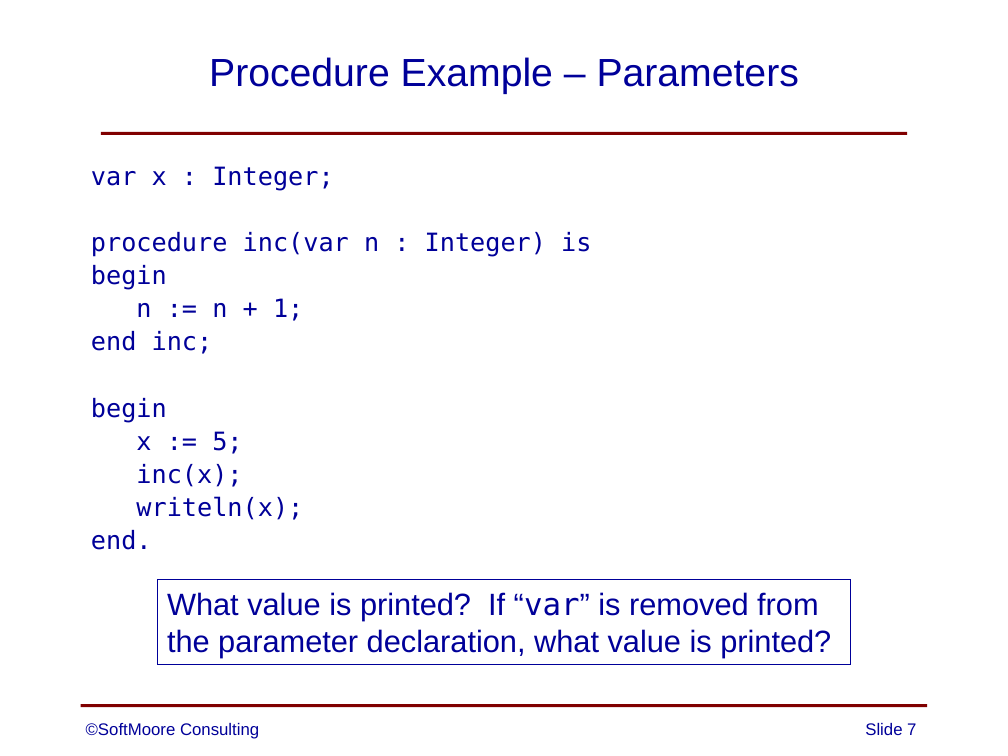
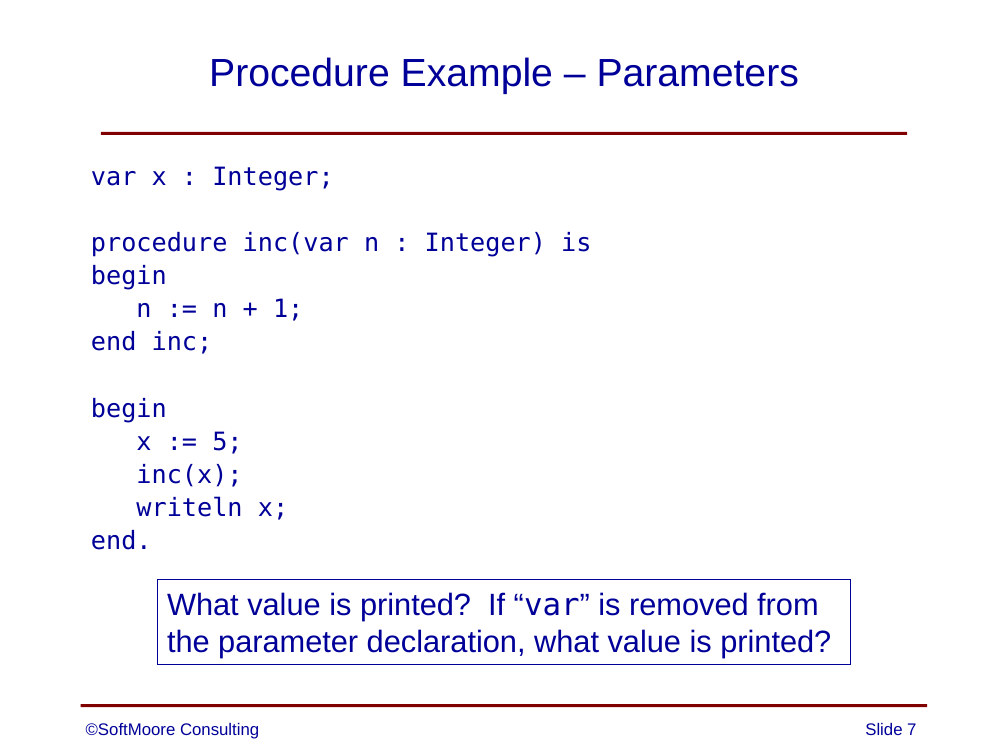
Before and after one commit to SoftMoore/CPRL, a slide deck: slide 7 of PowerPoint Slides/13 - Subprograms.pptx. Drawn at 1008x756 pixels with LibreOffice and Linux fonts; fonts in the diff are those of the drawing. Boxes give left, top, right and bottom in pixels: in the first picture for what was removed or moved away, otherwise in the second. Text is boxed around its words. In the diff, an @@ line names an element or a change of style, - is before the commit and + after.

```diff
--- a/PowerPoint Slides/13 - Subprograms.pptx
+++ b/PowerPoint Slides/13 - Subprograms.pptx
@@ text at [136, 496, 288, 520]: text changed @@
-writeln(x);
+writeln x;
```
Also in this commit, not shown: 3 other files.
